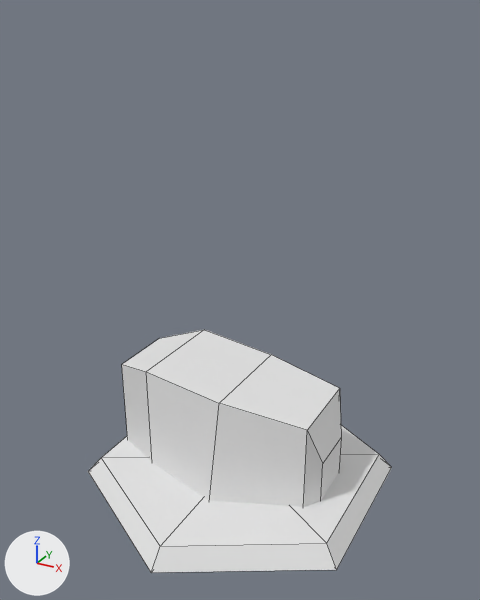
An edit to the Blender file Assets/Models/Mining Drill.blend, drawn before and after from the same camera.
Both versions are drawn from a 50 mm camera at (1.72, -3.13, 2.78) aimed at (0.02, -0.04, 1.24). Arrows for +X, +Y and +Z are at lower left; the lights stay in place. Mesh edges are drawn as thin lines.

Before the edit, the objects in view are built like this:
```python
me_cube = bpy.data.meshes.new('Cube')
me_cube.from_pydata(...)  # 12 vertices, 10 faces; spans x -0.15..0.15, y -0.405..0.447, z -0.15..0.15
me_tile = bpy.data.meshes.new('Tile')
me_tile.from_pydata(...)  # 34 vertices, 33 faces; spans x -0.87..0.87, y 0.0..0.77, z -1.0..1.0
ob_mining_drill = bpy.data.objects.new('Mining Drill', me_tile)
ob_mining_drill.location = (0.0, 0.0, 0.0)
ob_mining_drill.rotation_euler = (1.571, 0.0, 0.0)  # degrees (90, 0, 0)
ob_thumper = bpy.data.objects.new('Thumper', me_cube)
ob_thumper.location = (-0.001, -0.197, 0.472)
ob_thumper.scale = (0.15, 0.15, 0.405)
```
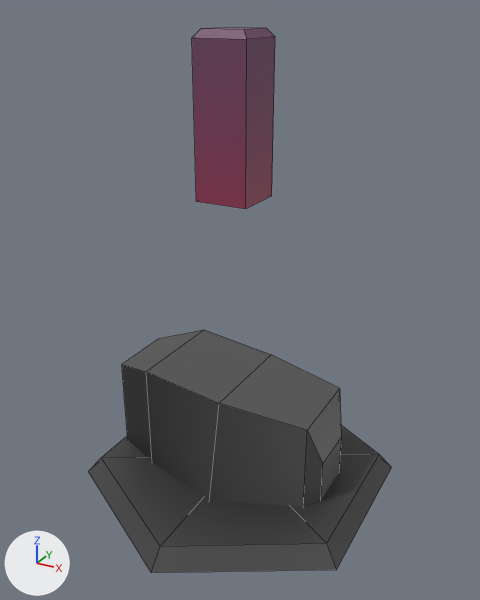
Where the newer file only moved an object's origin or applied its transform, the numbers keep the older frame.

Pixel boxes [x1, y1, x2, y2] of what changed, in the pictures (480 x 600 px):
'Thumper', reshaped (not visible before): after [192, 27, 275, 209]
part 2 of me_tile, recoloured (white to grey): [88, 330, 392, 573] in both

What the commit changed:
Picture 'Mining Thumper' (img_mining_thumper) is new.
Material 'Material.001' (mat_material_001) is new.
Its texture is img_mining_thumper.
Material 'Material' (mat_material) is new.
Its texture is img_mining_thumper.
me_cube is used by ob_thumper; location (-0.001, -0.197, 0.472); scale (0.15, 0.15, 0.405).
me_cube had 12 vertices, 10 faces and spanned x -0.15..0.15, y -0.405..0.447, z -0.15..0.15.
me_cube now has 12 vertices, 9 faces and spans x -1.0..1.0, y -0.135..1.865, z 3.381..5.484.
Part 1, on me_cube:
12 vertices are added at x -1.0..1.0, y -0.135..1.865, z 3.381..5.484.
9 new faces join them.
me_cube now uses material mat_material (picture img_mining_thumper).
me_tile is used by ob_mining_drill; location (0.0, 0.0, 0.0); rotation (1.571, 0.0, 0.0), in degrees (90, 0, 0).
me_tile had 34 vertices, 33 faces and spanned x -0.87..0.87, y 0.0..0.77, z -1.0..1.0.
me_tile now has 33 vertices, 26 faces and spans x -0.87..0.87, y 0.0..0.77, z -1.0..1.0.
me_tile part 2: 26 faces spanning x -0.87..0.87, y 0.0..0.77, z -1.0..1.0 switch from no material to mat_material_001 (picture img_mining_thumper).
